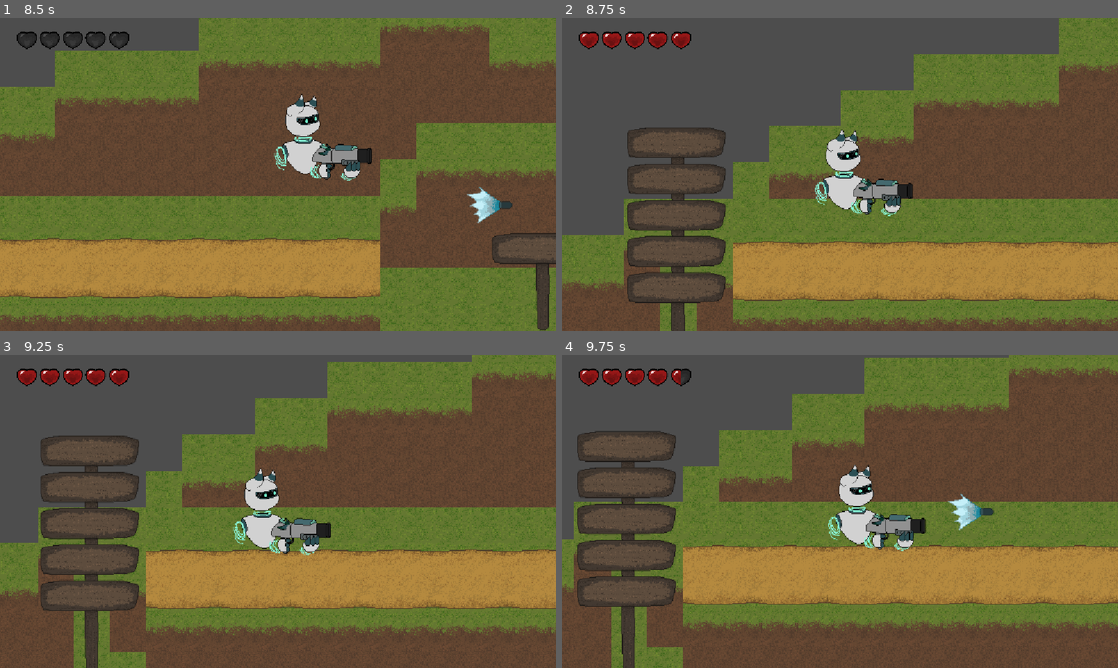
Above: before the commit, frames 1-4 (two rows, left to right).
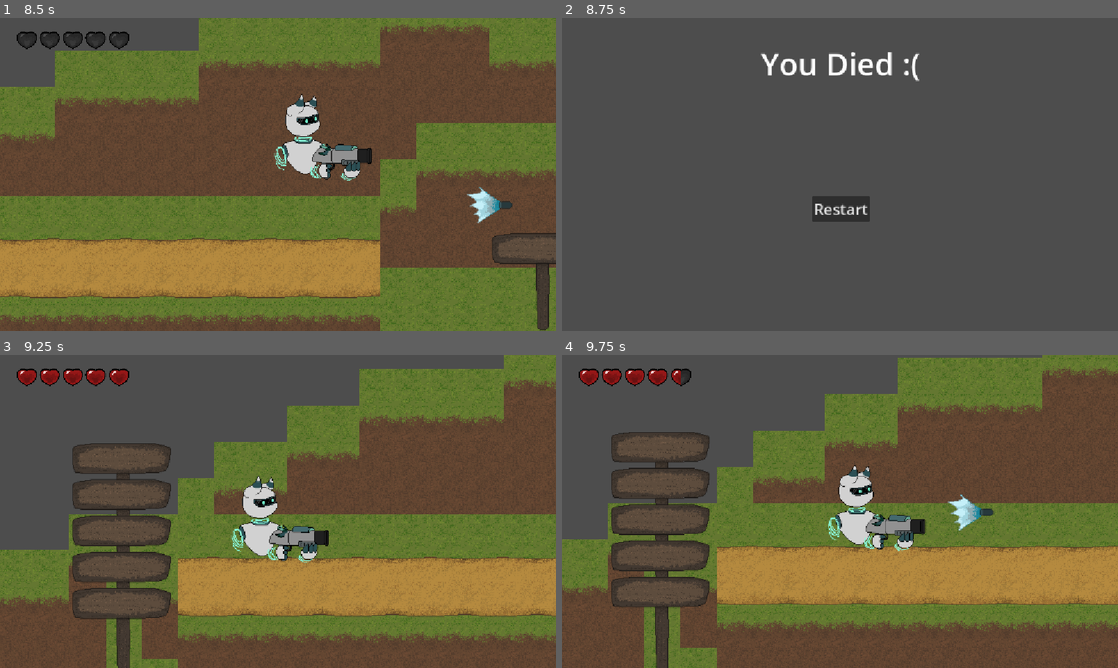
Above: after the commit, the same moments.

Repository: Dekoder-py/DaydreamProject
Game: Godot game, scene res://scenes/start_menu.tscn
Same seed, same stepped clock (60 frames per second), same inputs: the game is played once before the commit and once after it. Sound files missing from this copy of the repository are replaced by a short silence.
Inputs (mouse positions are in pixels of both pictures, inside the frame that each line leads up to):
- Up to frame 1 (8.5 s): click "Start!" at 0.5 s; tap Enter (shoot) at 1.25, 1.35, 2.1, 2.85, 3.6, 4.35, 5.1, 5.85, 6.6, 7.35, 8.1 s; hold D (right) 1.28-2.78 s; tap W (jump) at 1.52, 2.27, 3.77, 4.52, 5.27, 6.77, 7.52, 8.27 s; hold A (left) 2.78-3.53 s; hold D (right) 3.53-5.03 s; hold A (left) 5.03-5.78 s; hold D (right) 5.78-6.53 s; hold A (left) 6.53-8.03 s; hold D (right) from 8.03 s (still down)
- Up to frame 2 (8.75 s): keep holding D (right)
- Up to frame 3 (9.25 s): release D (right) at 8.75 s; click (278, 545) at 8.75 s, where only the run after the commit has a clickable "Restart"
- Up to frame 4 (9.75 s): hold D (right) from 9.53 s (still down); tap Enter (shoot) at 9.6 s

Frame 1 is identical in both runs. In frame 2, 68% of the frame differs, in the area x 0-100%, y 0-100%; in frame 3, 29%; in frame 4, 20%.

Commit message:
add death screen
this also fixed the crash on death :D

Diff:
--- a/scenes/death_screen.tscn
+++ b/scenes/death_screen.tscn
@@ -1,30 +1,27 @@
-[gd_scene format=3 uid="uid://d2vsd2i3sy35b"]
+[gd_scene load_steps=2 format=3 uid="uid://d2vsd2i3sy35b"]
 
-[node name="Node2D" type="Node2D"]
+[ext_resource type="Script" uid="uid://bn6f6tl7o80kg" path="res://scripts/start.gd" id="1_uyutr"]
+
+[node name="DeathScreen" type="Node2D"]
 
 [node name="Camera2D" type="Camera2D" parent="."]
 
-[node name="Label" type="Label" parent="."]
+[node name="DeathLabel" type="Label" parent="."]
 offset_left = -223.0
 offset_top = -274.0
 offset_right = 226.0
 offset_bottom = -186.0
 theme_override_font_sizes/font_size = 64
-text = "You died!!111!!"
+text = "You Died :("
 horizontal_alignment = 1
 
-[node name="retart button" type="Button" parent="."]
+[node name="RestartButton" type="Button" parent="."]
 offset_left = -58.0
 offset_top = 45.0
 offset_right = 55.0
 offset_bottom = 98.0
 theme_override_font_sizes/font_size = 32
-text = "restart"
+text = "Restart"
+script = ExtResource("1_uyutr")
 
-[node name="quit button" type="Button" parent="."]
-offset_left = -34.0
-offset_top = 122.0
-offset_right = 36.0
-offset_bottom = 175.0
-theme_override_font_sizes/font_size = 32
-text = "quit"
+[connection signal="pressed" from="RestartButton" to="RestartButton" method="_on_pressed"]
--- a/scripts/player.gd
+++ b/scripts/player.gd
@@ -67,7 +67,7 @@
 
 		# After sound ends, start a short timer before reloadinng
 		await death_sound.finished
-		get_tree().reload_current_scene()
+		get_tree().change_scene_to_file("res://scenes/death_screen.tscn")
 
 
 func _physics_process(delta: float) -> void:
